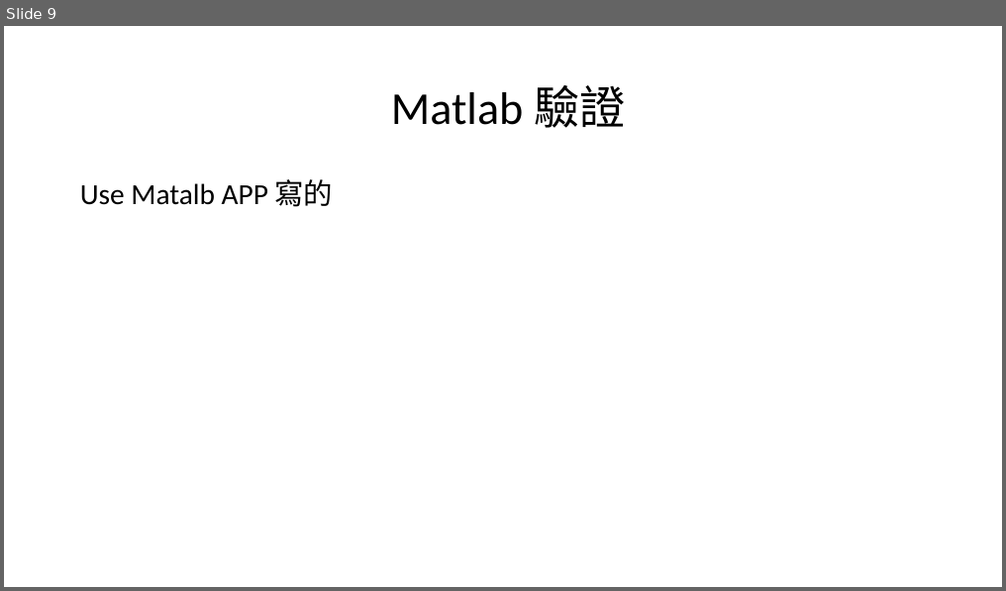
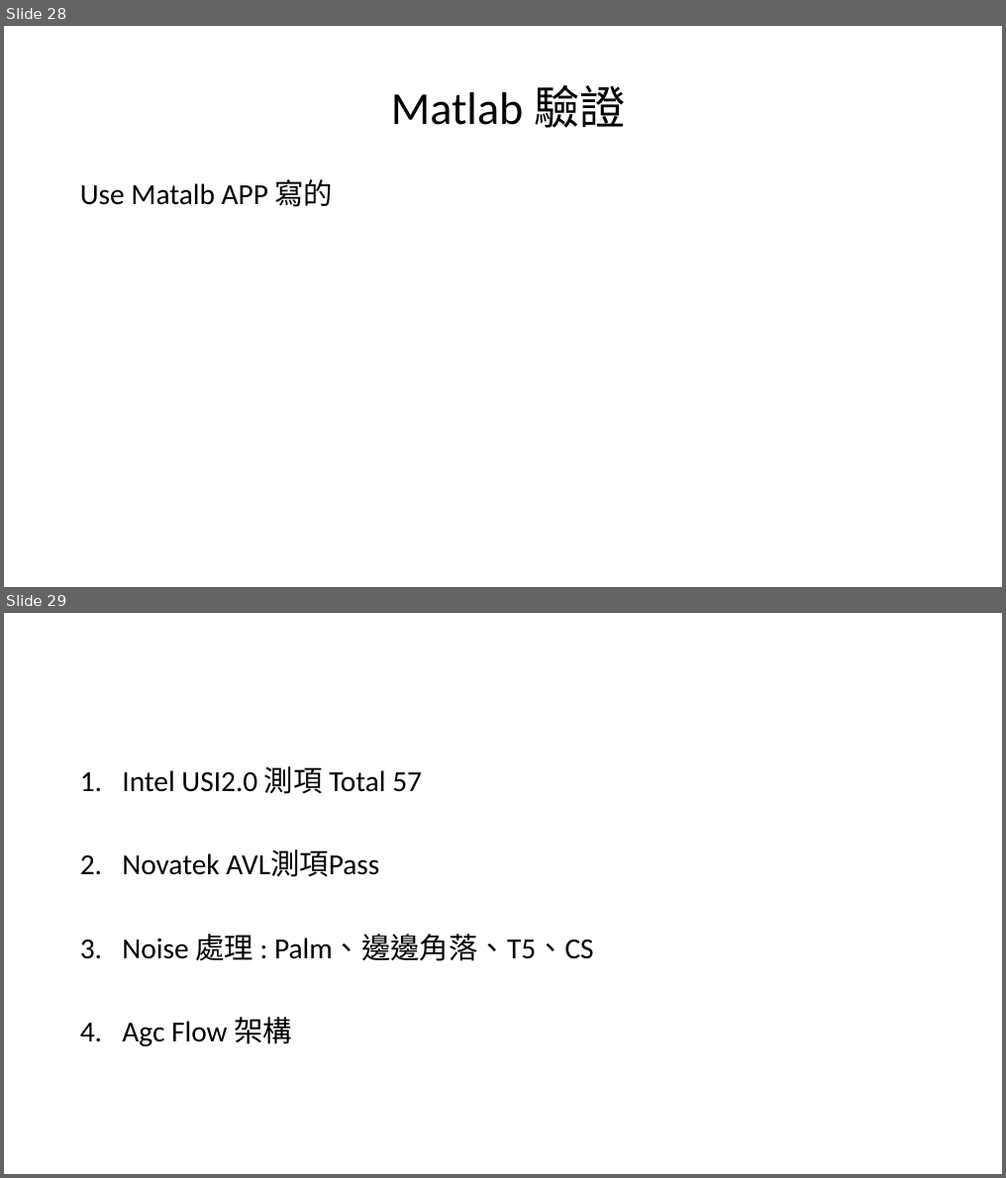
Before and after one commit to a0910281835/Summrary_PDF, a slide deck: Project_Summary_pdf/Project_Summary.pptx. Shown one above the other, each under a label of ours: slide 9 before the commit, slides 28 and 29 after it. The pictures are 1006x591 and 1006x1178 pixels, drawn with LibreOffice and Linux fonts; fonts in the diff are those of the drawing. Boxes give left, top, right and bottom in pixels: in the first picture for what was removed or moved away, otherwise in the second. Text is boxed around its words. In the diff, an @@ line names an element or a change of style, - is before the commit and + after.

```diff
--- a/Project_Summary_pdf/Project_Summary.pptx
+++ b/Project_Summary_pdf/Project_Summary.pptx
@@ slide 29 added at (4,613,1002,1174), background #FFFFFF @@
@@ text added at (122,766,594,1047), 28 pt, text #000000 @@
+1. Intel USI2.0 測項 Total 57
+2. Novatek AVL測項Pass
+3. Noise 處理 : Palm、邊邊角落、T5、CS
+4. Agc Flow 架構
@@ what was slide 9 is now slide 28 @@
```
Also in this commit, not shown: 4 slides changed, 7 other slides added, 1 slide removed.
